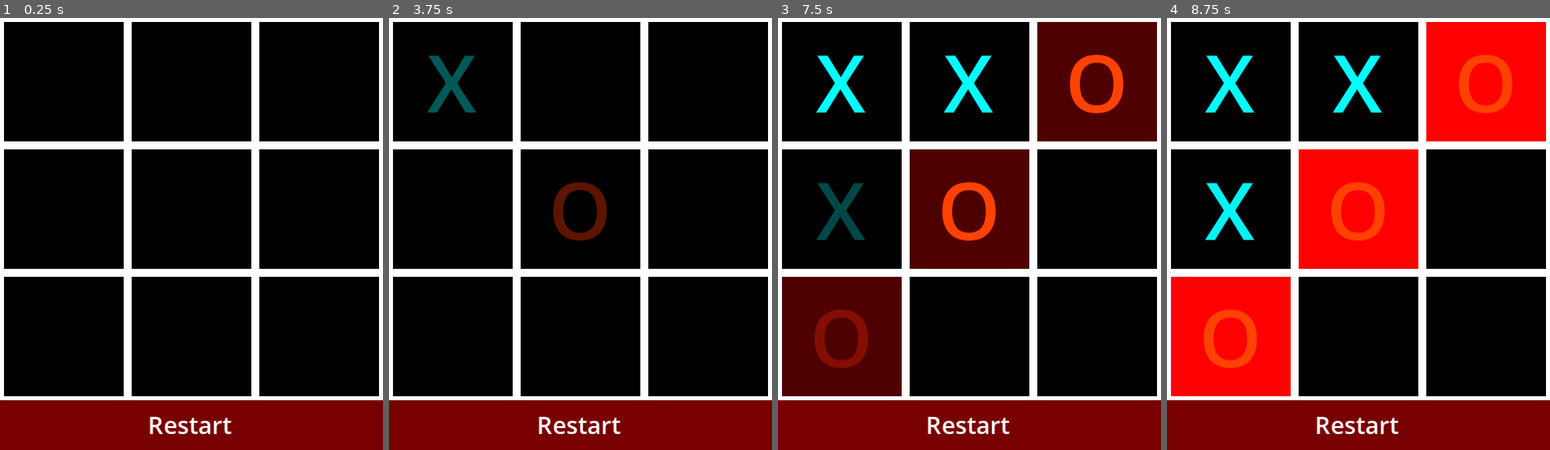
Above: before the commit, frames 1-4 (left to right).
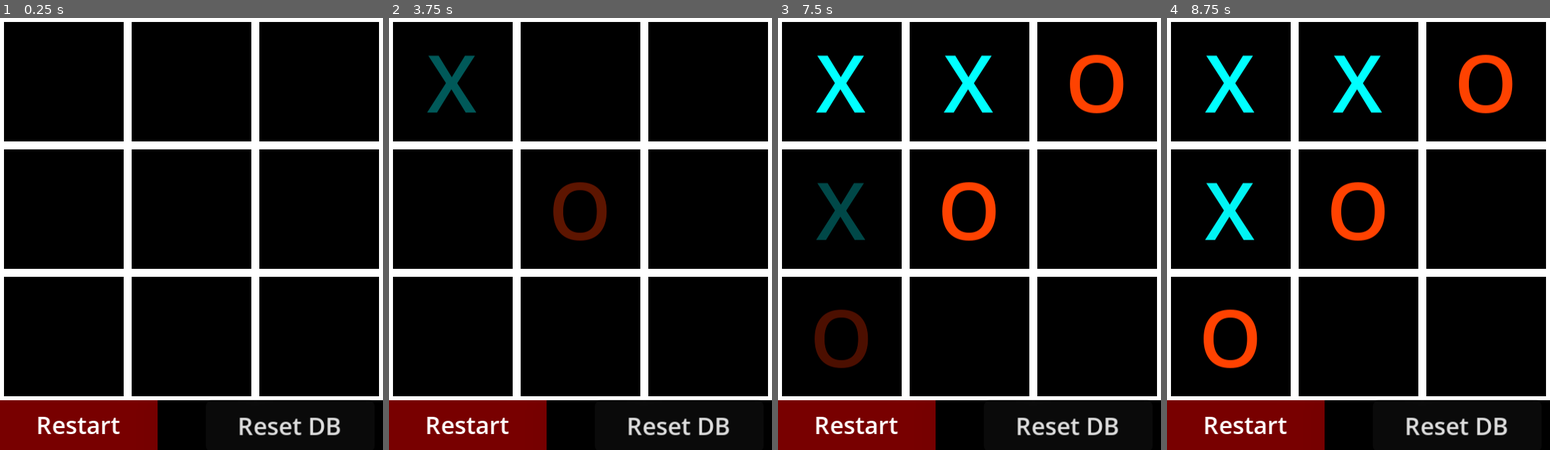
Above: after the commit, the same moments.

Repository: JCharls1/TicTacToe-MiniMax
Game: Godot game, scene res://scenes/main.tscn
Two runs of this game, one before a commit and one after it. Both use one fixed random seed, a clock stepped at 60 frames per second and the inputs below.
Inputs (mouse positions are in pixels of both pictures, inside the frame that each line leads up to):
- Up to frame 1 (0.25 s): no input
- Up to frame 2 (3.75 s): click (680, 424) at 0.5 s, where only the run after the commit has a clickable "Reset DB"; click "Restart" at 1.25 s; click "Restart" at 2 s; click "Restart" at 2.75 s; click (454, 82) at 3.5 s
- Up to frame 3 (7.5 s): click "X" at 4.25 s; click (969, 82) at 5.02 s; click "X" at 5.75 s; click "O" at 6.5 s; click (843, 208) at 7.27 s
- Up to frame 4 (8.75 s): click "X" at 8 s

The runs differ from the first frame. In frame 1, 7.3% of the frame differs, in the area x 9-100%, y 88-100%; in frame 2, 7.3%; in frame 3, 32%, in the area x 1-100%, y 0-100%; in frame 4, 31%.

Commit message:
added history feature from database

Diff:
--- /dev/null
+++ b/Scripts/History.gd
@@ -0,0 +1,27 @@
+extends Window
+
+@onready var label = $ScrollContainer/Label
+func _ready():
+	#print(save_manager.read_save().size())
+	label.text = "History: \n"
+	#print(save_manager.read_save()[2][0])
+	#print(typeof(str(save_manager.read_save()[2][0]['score'])))
+
+	for i in save_manager.read_save().size():
+		#print(i)
+		#print(save_manager.read_save()[i])
+		if i == 0:
+			continue
+		elif i % 2 == 0:
+			label.text+="moves: \n"
+			for j in save_manager.read_save()[i].size():
+				if j == 0 or j % 2 == 0:
+					label.text+="{"+"index of player's move: "+save_manager.read_save()[i][j]['player']+"}\n"
+				else:
+					label.text+= "{"+"index of AI's move: "+save_manager.read_save()[i][j]['index']+" ,score: "+str(save_manager.read_save()[i][j]['score'])+"}\n"
+		else:
+			label.text += save_manager.read_save()[i]+"\n"
+	#pass
+
+func _on_close_requested():
+	self.queue_free()
--- a/Scripts/main.gd
+++ b/Scripts/main.gd
@@ -12,10 +12,14 @@
 
 var is_game_end : bool = false
 
-var game_dict = {}
 var moves = []
+var game = []
+var player_moves = []
+var mywin = preload("res://scenes/History.tscn")
+
 #set up the board when the game first run
 func _ready():
+	set_up_history_window()
 	for cell_count in range(9):
 		setup_board()
 
@@ -25,19 +29,16 @@
 	var board_state = getCurrentBoardState()
 	var match_result = checkIfWinnerIsFound()
 
+	add_player_move(board_state)
 	if match_result:
 		is_game_end = true
-		start_win_animation(match_result)
-		game_dict['game'] = moves
-		print(game_dict)
-		save_manager.write_save(game_dict)
+		add_match_result_to_DB(match_result)
 	elif play_with == "AI" and turn == 1:
+		moves.append({"player": str(player_moves[player_moves.size()-1])})
 		moves.append(ai.minimax(board_state, ai_mark))
 		use_minimax_for_AI(board_state)
-		print(moves)
 
 func use_minimax_for_AI(board_state):
-	print(ai.minimax(board_state, ai_mark))
 	cells[int(ai.minimax(board_state, ai_mark)["index"])].draw_cell()
 
 func setup_board():
@@ -60,8 +61,6 @@
 
 func checkIfWinnerIsFound():
 	var match_result = check_match()
-	#if(match_result != null):
-		#print(match_result[0])
 	return match_result
 
 func check_match():
@@ -94,6 +93,33 @@
 
 	if full: return["Draw", 0, 0, 0]
 
+func add_match_result_to_DB(match_result):
+	for i in save_manager.read_save().size():
+		#print(i)
+		#print(save_manager.read_save()[i])
+		game.append(save_manager.read_save()[i])
+	if match_result[0] == "Draw":
+		game.append(match_result[0])
+	else:
+		game.append("Winner: "+match_result[0])
+	game.append(moves)
+	save_manager.write_save('')
+	save_manager.write_save(game)
+	print(game)
+
+func add_player_move(board_state):
+	for i in board_state.size():
+		if board_state[i] == "X" and not player_moves.has(i):
+			player_moves.append(i)
+
+func set_up_history_window():
+	get_viewport().set_embedding_subwindows(false)
+	var d = mywin.instantiate()
+	add_child(d)
+	d.visible = true
+	d.position = Vector2(800, 800)
+	d.title = "History"
+	d.size = Vector2(300, 200)
 
 func _on_restart_button_pressed():
 	get_tree().reload_current_scene()
@@ -108,3 +134,8 @@
 
 	for c in range(3):
 		cells[match_result[c+1]-1].glow(color)
+
+
+func _on_reset_db_pressed():
+	save_manager.write_save([""])
+	get_tree().reload_current_scene()
--- a/Scripts/minimax.gd
+++ b/Scripts/minimax.gd
@@ -7,7 +7,6 @@
 # add explanatin later
 # tinatamad pa
 func minimax(board_state, current_player):
-
 	var available_cells_indexes = getAllEmptyCellsIndexes(board_state)
 
 	if check_if_winner_is_found(board_state, human_mark):
--- a/Scripts/save_manager.gd
+++ b/Scripts/save_manager.gd
@@ -1,7 +1,7 @@
 extends Node
 
 var json = JSON.new()
-var path = "res://data.json"
+var path = "res://misc/data.json"
 
 var data = {}
 
@@ -14,6 +14,8 @@
 func read_save():
 	var file = FileAccess.open(path, FileAccess.READ)
 	var content = json.parse_string(file.get_as_text())
+	file.close()
+	file = null
 	return content
 
 func create_new_save_file():
@@ -23,6 +25,7 @@
 	write_save(content)
 
 #func _ready():
+	#print(read_save())
 	#create_new_save_file()
 	#var test_data = {
 		#"ai_moves": {
@@ -34,5 +37,5 @@
 			#"ai": "0"
 		#}
 	#}
-
+	#
 	#write_save(test_data)
--- a/data.json
+++ /dev/null
@@ -1 +0,0 @@
-{"game":[{"index":"0","score":0},{"index":"7","score":0},{"index":"6","score":1},{"index":"3","score":1}]}
--- a/misc/data.json
+++ b/misc/data.json
@@ -1 +1 @@
-{"game":[{"index":"4","score":0},{"index":"6","score":0},{"index":"1","score":0},{"index":"5","score":0}]}
+[""]
--- /dev/null
+++ b/scenes/History.tscn
@@ -0,0 +1,38 @@
+[gd_scene load_steps=2 format=3 uid="uid://cppthxe1slvy6"]
+
+[ext_resource type="Script" path="res://Scripts/History.gd" id="1_1lmak"]
+
+[node name="Window" type="Window"]
+position = Vector2i(0, 36)
+size = Vector2i(185, 215)
+script = ExtResource("1_1lmak")
+
+[node name="ScrollContainer" type="ScrollContainer" parent="."]
+anchors_preset = 15
+anchor_right = 1.0
+anchor_bottom = 1.0
+grow_horizontal = 2
+grow_vertical = 2
+size_flags_horizontal = 3
+size_flags_vertical = 3
+
+[node name="Label" type="Label" parent="ScrollContainer"]
+layout_mode = 2
+text = "History:
+History:
+History:
+History:
+History:
+History:
+History:
+History:
+History:
+History:
+History:
+History:History:
+History:
+History:
+
+"
+
+[connection signal="close_requested" from="." to="." method="_on_close_requested"]
--- a/scenes/main.tscn
+++ b/scenes/main.tscn
@@ -47,11 +47,12 @@
 
 [node name="RestartButton" type="Button" parent="."]
 layout_mode = 1
-anchors_preset = 12
+anchors_preset = -1
 anchor_top = 1.0
-anchor_right = 1.0
+anchor_right = 0.411
 anchor_bottom = 1.0
 offset_top = -25.0
+offset_right = 0.0879974
 grow_horizontal = 2
 grow_vertical = 0
 mouse_default_cursor_shape = 2
@@ -66,4 +67,21 @@
 [node name="WorldEnvironment" type="WorldEnvironment" parent="."]
 environment = SubResource("Environment_4d651")
 
+[node name="ResetDB" type="Button" parent="."]
+layout_mode = 1
+anchors_preset = 3
+anchor_left = 1.0
+anchor_top = 1.0
+anchor_right = 1.0
+anchor_bottom = 1.0
+offset_left = -89.0
+offset_top = -25.0
+offset_right = -4.0
+offset_bottom = 1.0
+grow_horizontal = 0
+grow_vertical = 0
+theme_override_font_sizes/font_size = 12
+text = "Reset DB"
+
 [connection signal="pressed" from="RestartButton" to="." method="_on_restart_button_pressed"]
+[connection signal="pressed" from="ResetDB" to="." method="_on_reset_db_pressed"]
Not shown, added: scenes/His58B.tmp
